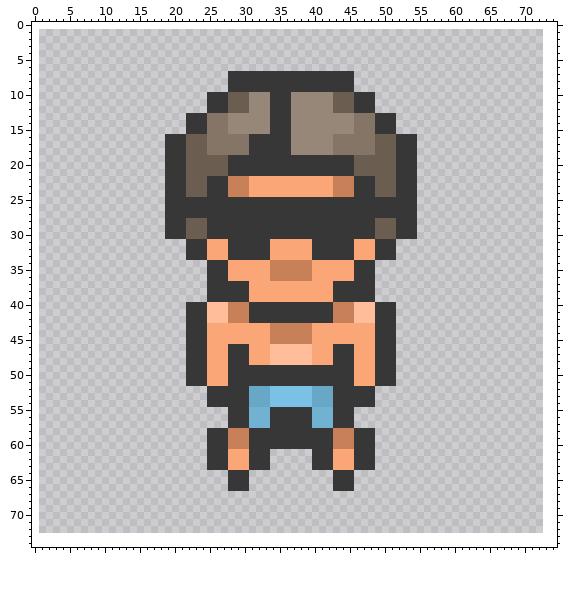
Sprite sheet -- public/img/browserquest/level1.png. Above: the version before the commit.
The file is 75x75 pixels.
The same view after the edit:
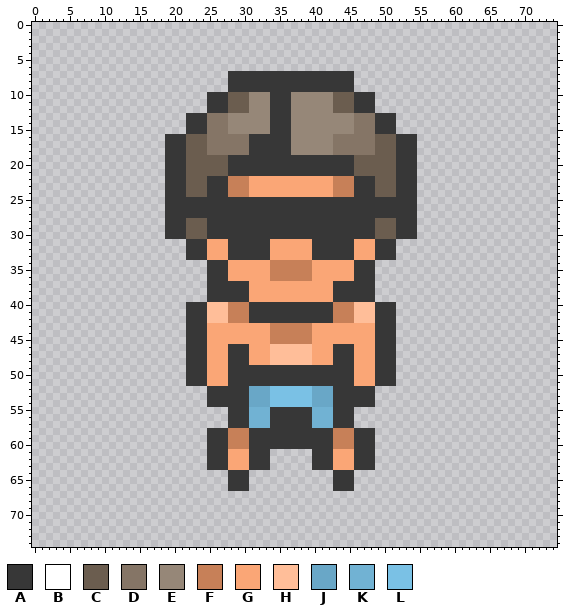
Palette (. is transparent): A #373737  B #ffffff  C #6b5d4f  D #857566  E #968778  F #c78058  G #faa676  H #ffbe99  J #69a7c7  K #71b2d3  L #7ac1e5
Changes in this commit:
Changed rows in their new state; - is an unchanged pixel.
first column x 0:
 0 ...........................................................................
 1 .------------------------------------------------------------------------..
 2 .------------------------------------------------------------------------..
 3 .------------------------------------------------------------------------..
 4 .------------------------------------------------------------------------..
 5 .------------------------------------------------------------------------..
 6 .------------------------------------------------------------------------..
 7 .------------------------------------------------------------------------..
 8 .------------------------------------------------------------------------..
 9 .------------------------------------------------------------------------..
10 .------------------------------------------------------------------------..
11 .------------------------------------------------------------------------..
12 .------------------------------------------------------------------------..
13 .------------------------------------------------------------------------..
14 .------------------------------------------------------------------------..
15 .------------------------------------------------------------------------..
16 .------------------------------------------------------------------------..
17 .------------------------------------------------------------------------..
18 .------------------------------------------------------------------------..
19 .------------------------------------------------------------------------..
20 .------------------------------------------------------------------------..
21 .------------------------------------------------------------------------..
22 .------------------------------------------------------------------------..
23 .------------------------------------------------------------------------..
24 .------------------------------------------------------------------------..
25 .------------------------------------------------------------------------..
26 .------------------------------------------------------------------------..
27 .------------------------------------------------------------------------..
28 .------------------------------------------------------------------------..
29 .------------------------------------------------------------------------..
30 .------------------------------------------------------------------------..
31 .------------------------------------------------------------------------..
32 .------------------------------------------------------------------------..
33 .------------------------------------------------------------------------..
34 .------------------------------------------------------------------------..
35 .------------------------------------------------------------------------..
36 .------------------------------------------------------------------------..
37 .------------------------------------------------------------------------..
38 .------------------------------------------------------------------------..
39 .------------------------------------------------------------------------..
40 .------------------------------------------------------------------------..
41 .------------------------------------------------------------------------..
42 .------------------------------------------------------------------------..
43 .------------------------------------------------------------------------..
44 .------------------------------------------------------------------------..
45 .------------------------------------------------------------------------..
46 .------------------------------------------------------------------------..
47 .------------------------------------------------------------------------..
48 .------------------------------------------------------------------------..
49 .------------------------------------------------------------------------..
50 .------------------------------------------------------------------------..
51 .------------------------------------------------------------------------..
52 .------------------------------------------------------------------------..
53 .------------------------------------------------------------------------..
54 .------------------------------------------------------------------------..
55 .------------------------------------------------------------------------..
56 .------------------------------------------------------------------------..
57 .------------------------------------------------------------------------..
58 .------------------------------------------------------------------------..
59 .------------------------------------------------------------------------..
60 .------------------------------------------------------------------------..
61 .------------------------------------------------------------------------..
62 .------------------------------------------------------------------------..
63 .------------------------------------------------------------------------..
64 .------------------------------------------------------------------------..
65 .------------------------------------------------------------------------..
66 .------------------------------------------------------------------------..
67 .------------------------------------------------------------------------..
68 .------------------------------------------------------------------------..
69 .------------------------------------------------------------------------..
70 .------------------------------------------------------------------------..
71 .------------------------------------------------------------------------..
72 .------------------------------------------------------------------------..
73 ...........................................................................
74 ...........................................................................
Changed places in both pictures, as pixel boxes (x1, y1, x2, y2):
erased: (32, 22, 557, 547)
